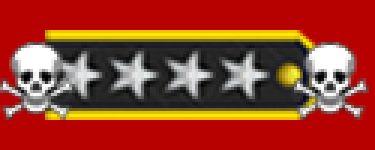
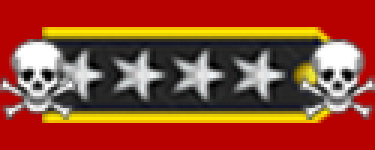
Two versions of the same layered image (w=375, h=150). Layer-by-layer changes:
painted on "Layer 2 copy" over [0, 39, 78, 120]
painted on "Layer 2" over [291, 39, 375, 120]
painted on "Layer 1" over [42, 27, 342, 123]
